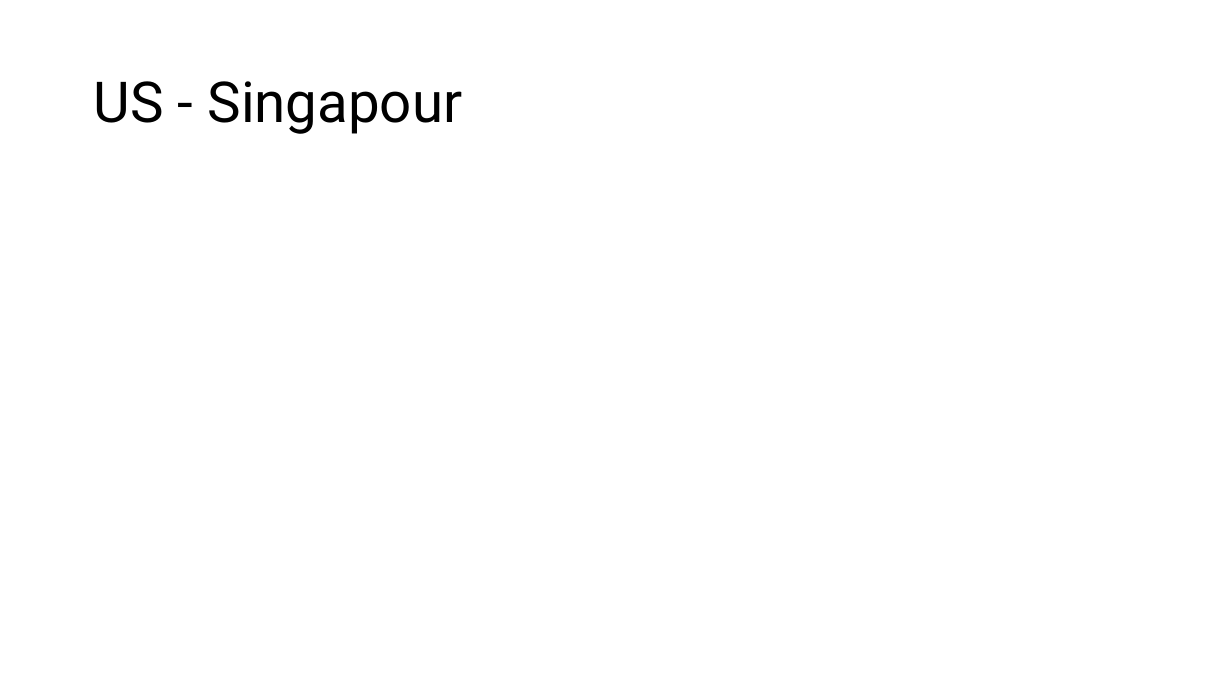
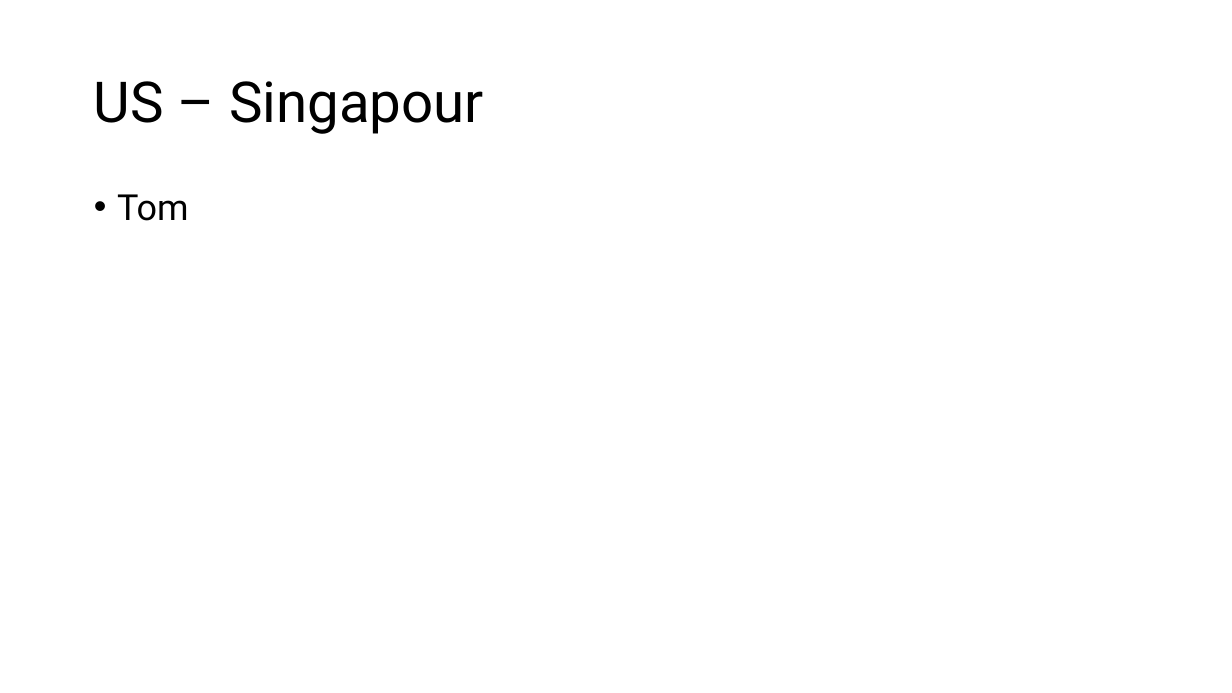
Before and after one commit to Scortail/AnglaisAd, a slide deck: slide 7 of slides.pptx (slide 5 before the commit). Drawn at 1232x693 pixels with LibreOffice and Linux fonts; fonts in the diff are those of the drawing. Boxes give left, top, right and bottom in pixels: in the first picture for what was removed or moved away, otherwise in the second. Text is boxed around its words. In the diff, an @@ line names an element or a change of style, - is before the commit and + after.

```diff
--- a/slides.pptx
+++ b/slides.pptx
@@ title at (94,81,484,134): text changed @@
-US - Singapour
+US – Singapour
@@ text added at (117,194,189,221), 28 pt, text #000000 @@
+• Tom
```
Also in this commit, not shown: 5 other slides changed, 2 slides added, 1 other file.
